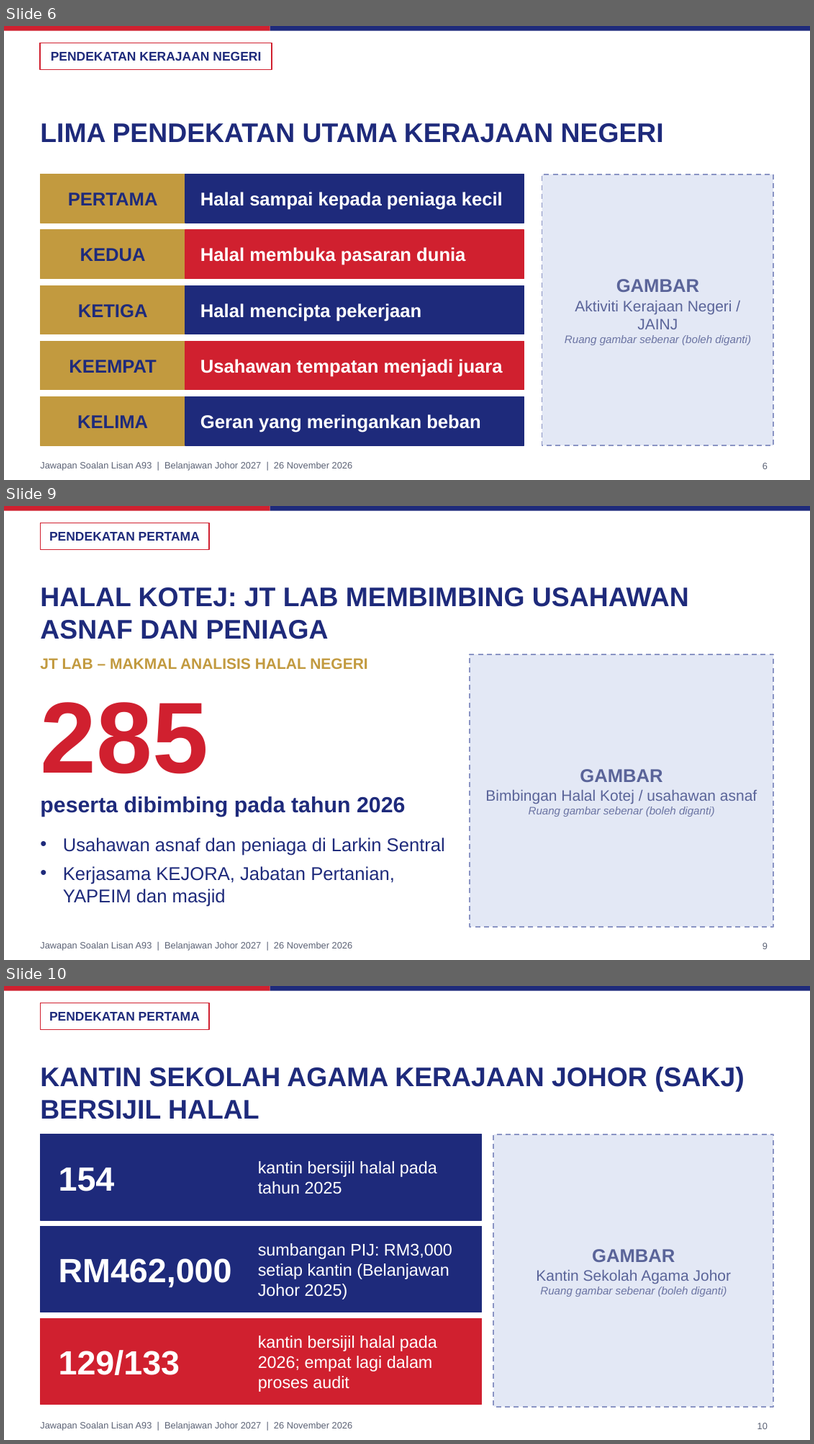
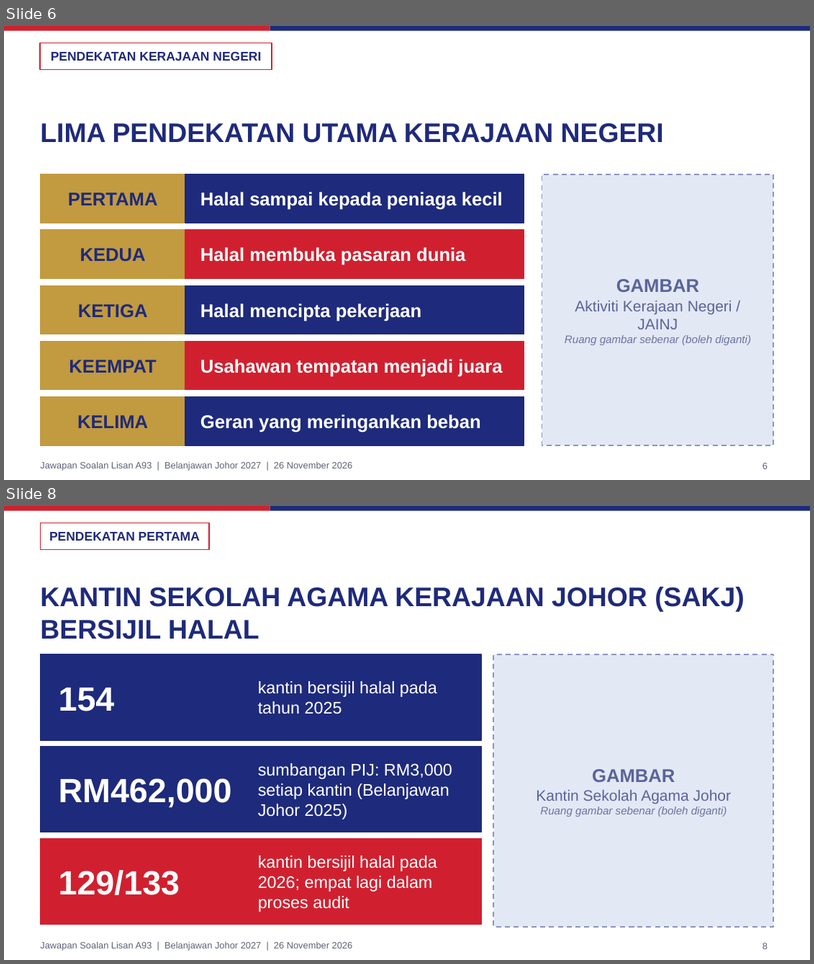
Before and after one commit to nawaljoe/Nawal, a slide deck: slides/A93_Halal_Johor_16x9.pptx. Shown one above the other, each under a label of ours: slides 6, 9 and 10 before the commit, slides 6 and 8 after it; the slides between them are not shown. The pictures are 814x1444 and 814x964 pixels, drawn with LibreOffice and Linux fonts; fonts in the diff are those of the drawing; background and template pictures are left out. Boxes give left, top, right and bottom in pixels: in the first picture for what was removed or moved away, otherwise in the second. Text is boxed around its words. In the diff, an @@ line names an element or a change of style, - is before the commit and + after.

```diff
--- a/slides/A93_Halal_Johor_16x9.pptx
+++ b/slides/A93_Halal_Johor_16x9.pptx
@@ slide 9 removed at [4, 506, 810, 960], background #FFFFFF; not listed: 3 template elements that a slide beside it also shows @@
@@ rectangle removed at [40, 523, 209, 549] @@
@@ text removed at [49, 532, 200, 541] @@
-PENDEKATAN PERTAMA
@@ title removed at [40, 587, 689, 639] @@
-HALAL KOTEJ: JT LAB MEMBIMBING USAHAWAN ASNAF DAN PENIAGA
@@ rectangle removed at [470, 654, 774, 926] @@
@@ text removed at [40, 658, 368, 669] @@
-JT LAB – MAKMAL ANALISIS HALAL NEGERI
@@ text removed at [40, 702, 208, 774] @@
-285
@@ text removed at [486, 769, 757, 816] @@
-GAMBAR
-Bimbingan Halal Kotej / usahawan asnaf
-Ruang gambar sebenar (boleh diganti)
@@ text removed at [40, 796, 405, 816] @@
-peserta dibimbing pada tahun 2026
@@ text removed at [63, 837, 445, 906] @@
-• Usahawan asnaf dan peniaga di Larkin Sentral
-• Kerjasama KEJORA, Jabatan Pertanian, YAPEIM dan masjid
@@ page number removed at [763, 942, 768, 949] @@
-9
@@ what was slide 10 is now slide 8 @@
@@ page number at [763, 942, 768, 949]: text changed @@
-10
+8
```
Also in this commit, not shown: 1 slide changed, 1 other slide removed, 4 other files.
